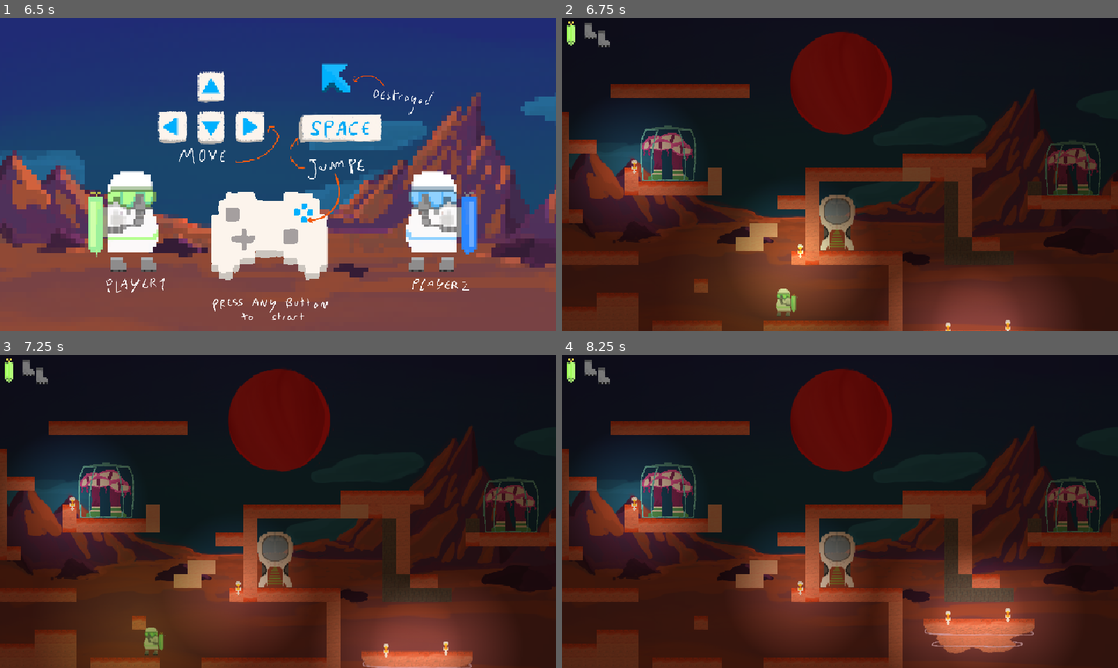
Above: before the commit, frames 1-4 (two rows, left to right).
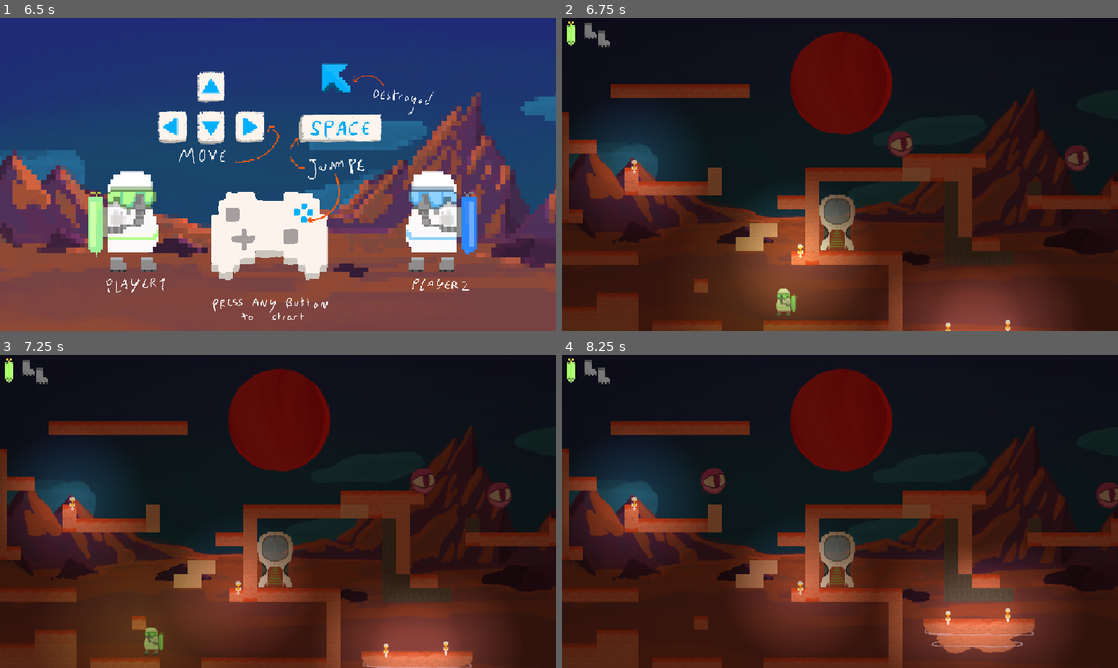
Above: after the commit, the same moments.

Repository: LeResteDuMonde/GameJamPSU
Game: Godot game, scene res://scene/Main.tscn
The game is run twice, just before and just after one commit, with the same random seed, the same clock (stepped at 60 frames per second) and the same inputs.
Inputs (mouse positions are in pixels of both pictures, inside the frame that each line leads up to):
- Up to frame 1 (6.5 s): tap Enter at 0.5, 4.25, 5.75 s; move the mouse to (400, 158) at 0.52 s; press the mouse at (400, 158) at 0.53 s; hold D (right) 0.53-2.03 s; tap Space (jump) at 0.77, 1.52, 2, 3.02, 3.77, 4.52, 5, 6.02 s; move the mouse to (166, 190) at 1.27 s; release the mouse at (166, 190) at 1.28 s; click (166, 190) at 1.35 s; move the mouse to (333, 105) at 2.02 s; press the mouse at (333, 105) at 2.03 s; hold A (left) 2.03-2.78 s; move the mouse to (250, 237) at 2.77 s; release the mouse at (250, 237) at 2.78 s; hold D (right) 2.78-4.28 s; click (250, 237) at 2.85 s; move the mouse to (444, 221) at 3.52 s; press the mouse at (444, 221) at 3.53 s; move the mouse to (111, 127) at 4.27 s; release the mouse at (111, 127) at 4.28 s; hold A (left) 4.28-5.03 s; click (111, 127) at 4.35 s; move the mouse to (305, 174) at 5.02 s; press the mouse at (305, 174) at 5.03 s; hold D (right) 5.03-5.78 s; move the mouse to (194, 96) at 5.77 s; release the mouse at (194, 96) at 5.78 s; hold A (left) from 5.78 s (still down); click (194, 96) at 5.85 s
- Up to frame 2 (6.75 s): keep holding A (left); tap Space (jump) at 6.5 s; move the mouse to (962, 158) at 6.52 s; press the mouse at (962, 158) at 6.53 s
- Up to frame 3 (7.25 s): keep holding A (left); tap Space (jump) at 6.77 s
- Up to frame 4 (8.25 s): move the mouse to (728, 527) at 7.27 s; release A (left) at 7.28 s; release the mouse at (728, 527) at 7.28 s; hold D (right) from 7.28 s (still down); click (728, 527) at 7.35 s; tap Space (jump) at 7.52 s; move the mouse to (895, 442) at 8.02 s; press the mouse at (895, 442) at 8.03 s

Frame 1 is identical in both runs. In frame 2, 2.1% of the frame differs, in the area x 14-97%, y 34-57%; in frame 3, 2.1%; in frame 4, 2.5%, in the area x 14-100%, y 34-57%.

Commit message:
a working moster that decay into a fast and smaller one, which decay into dying

Diff:
--- a/scene/CagedMonster.tscn
+++ b/scene/CagedMonster.tscn
@@ -1,37 +1,37 @@
-[gd_scene load_steps=14 format=3 uid="uid://clx0tvtrn2uj6"]
+[gd_scene load_steps=16 format=3 uid="uid://bnwpj385lqklh"]
 
-[ext_resource type="Script" path="res://script/CagedMonster.gd" id="1_5bu71"]
-[ext_resource type="Texture2D" uid="uid://nypj7tlbbykj" path="res://sprite/alienWalk/alienWalking1.png" id="2_74tjy"]
-[ext_resource type="Texture2D" uid="uid://cxho4ihl7i2x3" path="res://sprite/alienFrame1.png" id="2_ly17j"]
-[ext_resource type="Texture2D" uid="uid://cb7nijiylbrkk" path="res://sprite/alienWalk/alienWalking2.png" id="3_d2yux"]
-[ext_resource type="Texture2D" uid="uid://cntcbsbkxppfx" path="res://sprite/cage.png" id="3_dt23o"]
-[ext_resource type="Texture2D" uid="uid://da17ydyl8m4hf" path="res://sprite/alienFrame2.png" id="3_vnvdp"]
-[ext_resource type="Shader" path="res://shader/outline.gdshader" id="4_4kny8"]
-[ext_resource type="Texture2D" uid="uid://wgajmldbaoej" path="res://sprite/littleAlien1.png" id="4_uf1rl"]
-[ext_resource type="Texture2D" uid="uid://b3jtsj7eijvvu" path="res://sprite/littleAlien2.png" id="5_yfbb5"]
+[ext_resource type="Texture2D" uid="uid://nypj7tlbbykj" path="res://sprite/alienWalk/alienWalking1.png" id="1_l1vd4"]
+[ext_resource type="Script" path="res://script/CagedMonster.gd" id="1_ousic"]
+[ext_resource type="Texture2D" uid="uid://cb7nijiylbrkk" path="res://sprite/alienWalk/alienWalking2.png" id="2_tylw6"]
+[ext_resource type="Texture2D" uid="uid://cxho4ihl7i2x3" path="res://sprite/alienFrame1.png" id="3_h4yoe"]
+[ext_resource type="Texture2D" uid="uid://da17ydyl8m4hf" path="res://sprite/alienFrame2.png" id="4_je6pl"]
+[ext_resource type="Texture2D" uid="uid://wgajmldbaoej" path="res://sprite/littleAlien1.png" id="5_j0tre"]
+[ext_resource type="Texture2D" uid="uid://b3jtsj7eijvvu" path="res://sprite/littleAlien2.png" id="6_c4038"]
+[ext_resource type="Texture2D" uid="uid://cntcbsbkxppfx" path="res://sprite/cage.png" id="8_q8pmp"]
+[ext_resource type="Shader" path="res://shader/outline.gdshader" id="9_tg3pm"]
 
-[sub_resource type="SpriteFrames" id="SpriteFrames_4j0k2"]
+[sub_resource type="SpriteFrames" id="SpriteFrames_5jmpp"]
 animations = [{
 "frames": [{
 "duration": 1.0,
-"texture": ExtResource("2_ly17j")
+"texture": ExtResource("3_h4yoe")
 }, {
 "duration": 1.0,
-"texture": ExtResource("3_vnvdp")
+"texture": ExtResource("4_je6pl")
 }, {
 "duration": 1.0,
-"texture": ExtResource("2_ly17j")
+"texture": ExtResource("3_h4yoe")
 }],
 "loop": false,
 "name": &"blink",
 "speed": 5.0
 }, {
 "frames": [{
-"duration": 1.0,
-"texture": ExtResource("4_uf1rl")
+"duration": 10.0,
+"texture": ExtResource("5_j0tre")
 }, {
 "duration": 1.0,
-"texture": ExtResource("5_yfbb5")
+"texture": ExtResource("6_c4038")
 }],
 "loop": true,
 "name": &"flyer",
@@ -39,56 +39,73 @@
 }, {
 "frames": [{
 "duration": 1.0,
-"texture": ExtResource("2_74tjy")
+"texture": ExtResource("1_l1vd4")
 }, {
 "duration": 1.0,
-"texture": ExtResource("3_d2yux")
+"texture": ExtResource("2_tylw6")
 }],
 "loop": true,
 "name": &"walking",
 "speed": 1.65
 }]
 
-[sub_resource type="RectangleShape2D" id="RectangleShape2D_472wj"]
+[sub_resource type="RectangleShape2D" id="RectangleShape2D_js1n6"]
 size = Vector2(63, 59.5)
 
-[sub_resource type="ShaderMaterial" id="ShaderMaterial_0ccwg"]
-shader = ExtResource("4_4kny8")
-shader_parameter/line_color = Color(1, 1, 0, 1)
-shader_parameter/line_thickness = 0.824
+[sub_resource type="ShaderMaterial" id="ShaderMaterial_bswax"]
+shader = ExtResource("9_tg3pm")
+shader_parameter/line_color = Color(1, 1, 1, 1)
+shader_parameter/line_thickness = 2.0
 
-[sub_resource type="RectangleShape2D" id="RectangleShape2D_sjqs5"]
+[sub_resource type="ShaderMaterial" id="ShaderMaterial_rhqrs"]
+shader = ExtResource("9_tg3pm")
+shader_parameter/line_color = Color(1, 1, 1, 1)
+shader_parameter/line_thickness = 2.0
+
+[sub_resource type="ShaderMaterial" id="ShaderMaterial_c850g"]
+shader = ExtResource("9_tg3pm")
+shader_parameter/line_color = Color(1, 1, 1, 1)
+shader_parameter/line_thickness = 2.0
+
+[sub_resource type="RectangleShape2D" id="RectangleShape2D_n1rqx"]
 size = Vector2(34, 18.5)
 
-[node name="CagedMonster" type="CharacterBody2D" groups=["Monster"]]
-script = ExtResource("1_5bu71")
+[node name="CagedMonster" type="CharacterBody2D" groups=["CagedMonster"]]
+script = ExtResource("1_ousic")
 
 [node name="Animation" type="AnimatedSprite2D" parent="."]
 position = Vector2(-1, -1)
-sprite_frames = SubResource("SpriteFrames_4j0k2")
+sprite_frames = SubResource("SpriteFrames_5jmpp")
 animation = &"flyer"
+frame_progress = 0.639949
 offset = Vector2(0.001, 0)
 
 [node name="CollisionBig" type="CollisionShape2D" parent="."]
+shape = SubResource("RectangleShape2D_js1n6")
+
+[node name="FlyerHighlight" type="Sprite2D" parent="."]
 visible = false
-shape = SubResource("RectangleShape2D_472wj")
+material = SubResource("ShaderMaterial_bswax")
+position = Vector2(1, 0)
+texture = ExtResource("5_j0tre")
 
-[node name="cage" type="Sprite2D" parent="."]
+[node name="MonsterHighlight" type="Sprite2D" parent="."]
+visible = false
+material = SubResource("ShaderMaterial_rhqrs")
 position = Vector2(0, -1)
-texture = ExtResource("3_dt23o")
+texture = ExtResource("1_l1vd4")
 
-[node name="highlightCage" type="Sprite2D" parent="."]
+[node name="FighlightCage" type="Sprite2D" parent="."]
 visible = false
-material = SubResource("ShaderMaterial_0ccwg")
+material = SubResource("ShaderMaterial_c850g")
 position = Vector2(1, 0)
-texture = ExtResource("3_dt23o")
+texture = ExtResource("8_q8pmp")
 
 [node name="Area2D" type="Area2D" parent="."]
 
 [node name="CollisionShape2D" type="CollisionShape2D" parent="Area2D"]
-position = Vector2(0, 1.75)
-shape = SubResource("RectangleShape2D_472wj")
+shape = SubResource("RectangleShape2D_js1n6")
 
 [node name="CollisionSmall" type="CollisionShape2D" parent="."]
 position = Vector2(0, -19.25)
-shape = SubResource("RectangleShape2D_sjqs5")
+shape = SubResource("RectangleShape2D_n1rqx")
--- a/script/CagedMonster.gd
+++ b/script/CagedMonster.gd
@@ -10,8 +10,8 @@
 var amplitudeFlyer = 10000
 
 
-var isDeadly = false
-var isFlyer = false
+var isDeadly = true
+var isFlyer = true
 
 var animation : AnimatedSprite2D
 func _ready():
@@ -23,7 +23,7 @@
 	if isFlyer:
 		makeFlyer(-1)
 
-func makeDeadly():#TODO connect to click
+func makeDeadly():
 	isDeadly = true
 	var cage  : Sprite2D = get_node("cage")
 	animation.play("walking")
@@ -37,7 +37,6 @@
 	isFlyer = true
 	isDeadly=true
 	direction=_direction
-	get_node("Area2D").queue_free()
 	get_node("CollisionBig").queue_free()
 	animation.play("flyer")
 	animation.offset.y = -12
@@ -46,9 +45,9 @@
 		#otherFlyer = Monster.new()
 		#flyerReady()
 		#add_child(otherFlyer)
-func flyerReady():
-	otherFlyer.makeDeadly()
-	otherFlyer.makeFlyer()
+#func flyerReady():
+#	otherFlyer.makeDeadly()
+#	otherFlyer.makeFlyer()
 
 func _physics_process(delta):
 	# var velocity = get_velocity()\
@@ -57,7 +56,7 @@
 	if isFlyer:
 		mSpeed = speedFlyer
 		mAmplitude = amplitudeFlyer
-	print(direction)
+	#print(direction)
 	if isDeadly :
 		var move = Vector2( direction * mSpeed * mAmplitude * delta / 0.016,0)
 		var deltax = global_position.x - zero.x
@@ -69,13 +68,13 @@
 		if not isFlyer:
 			move.y += gravityScale * delta
 
-		var collision_event = move_and_collide(move,true,0.08,true)
+		var collision_event = move_and_collide(move,true)
 
 		if collision_event != null:
 			var normal = collision_event.get_normal()
 			print_debug(normal,collision_event.get_collider().name)
 			if abs(normal.x) < abs(normal.y):
-				move.y=-0.1
+				move.y=-0.08
 			#if "kill" in collision_event.get_collider():
 			#	GameManager.killPlayer()
 
@@ -99,20 +98,32 @@
 func highlight(g):
 	if not isDeadly:
 		get_node("highlightCage").visible = true
+	elif not isFlyer:
+		get_node("MonsterHighlight").visible = true
+	else:
+		get_node("FlyerHighlight").visible = true
 
 func unhighlight(g):
 	if not isDeadly:
 		get_node("highlightCage").visible = false
+	elif not isFlyer:
+		get_node("MonsterHighlight").visible = false
+	else:
+		get_node("FlyerHighlight").visible = false
 
 func respawn():
 	position = zero
 
 func delete(g):
+	print_debug("delete a monster")
 	unhighlight(g)
 	if not isDeadly:
 		makeDeadly()
 	elif not isFlyer:
 		makeFlyer(-1)
+	else:
+		queue_free()
+
 
 func pauseMonster():
 	print_debug("paused monster")
